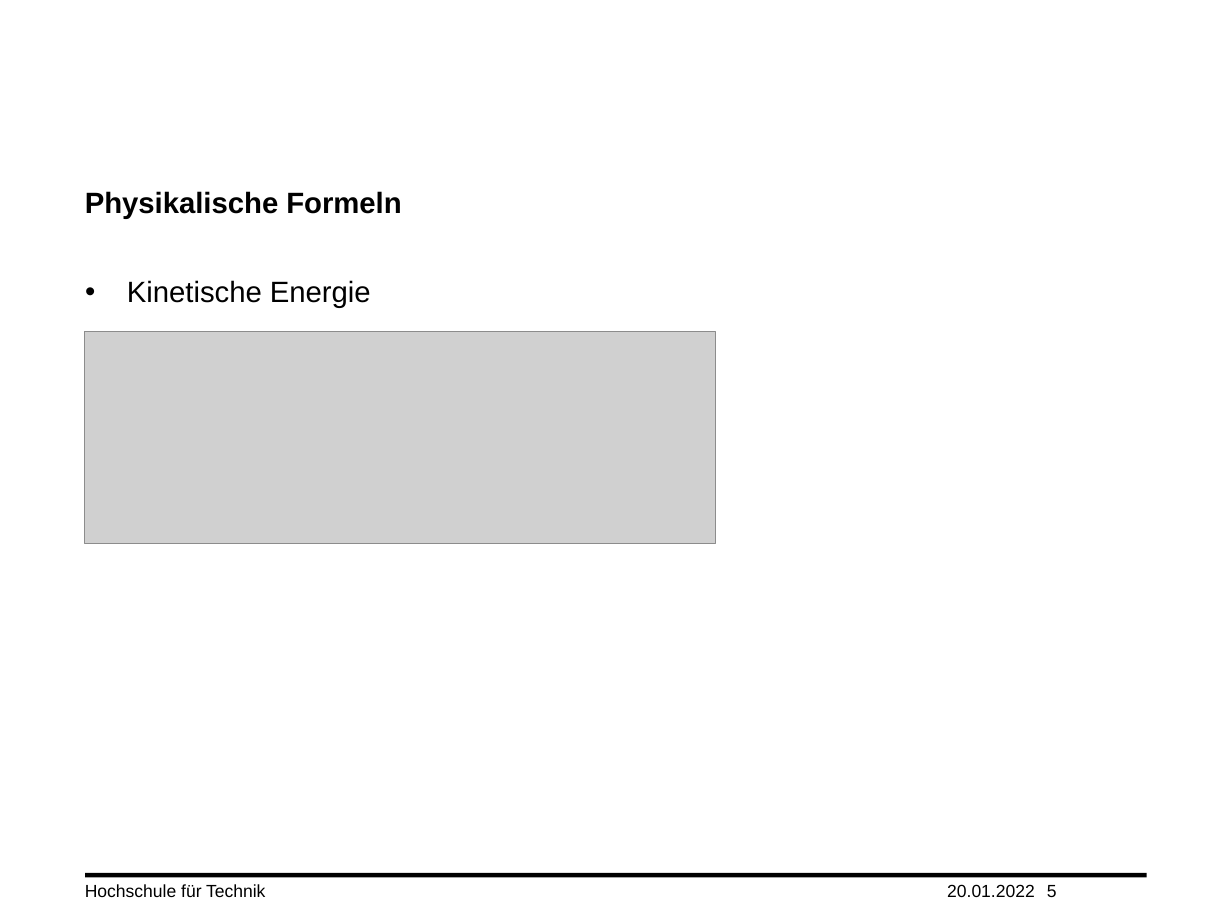
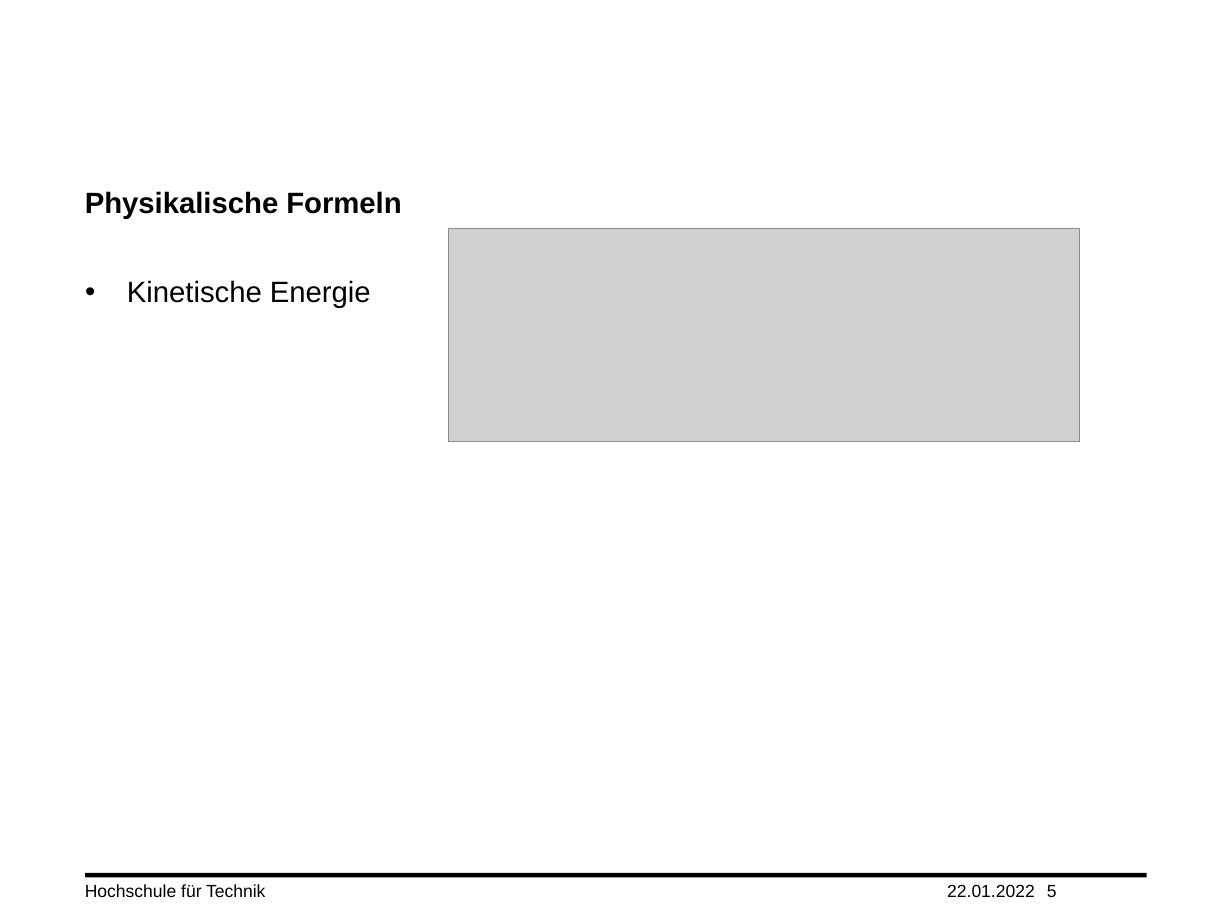
Before and after one commit to tmandelz/Steinschlag-Wahrscheinlichkeit, a slide deck: slide 5 of Präsentation/Vorgehen.pptx. Drawn at 1232x924 pixels with LibreOffice and Linux fonts; fonts in the diff are those of the drawing; grey boxes stand for pictures; background and template pictures are left out. Boxes give left, top, right and bottom in pixels: in the first picture for what was removed or moved away, otherwise in the second. Text is boxed around its words. In the diff, an @@ line names an element or a change of style, - is before the commit and + after.

```diff
--- a/Präsentation/Vorgehen.pptx
+++ b/Präsentation/Vorgehen.pptx
@@ picture: place and size @@
-picture at [85,331,715,543]
+picture at [449,229,1079,441]
@@ text at [947,884,1035,897]: text changed @@
-20.01.2022
+22.01.2022
```
Also in this commit, not shown: 14 other slides changed.
